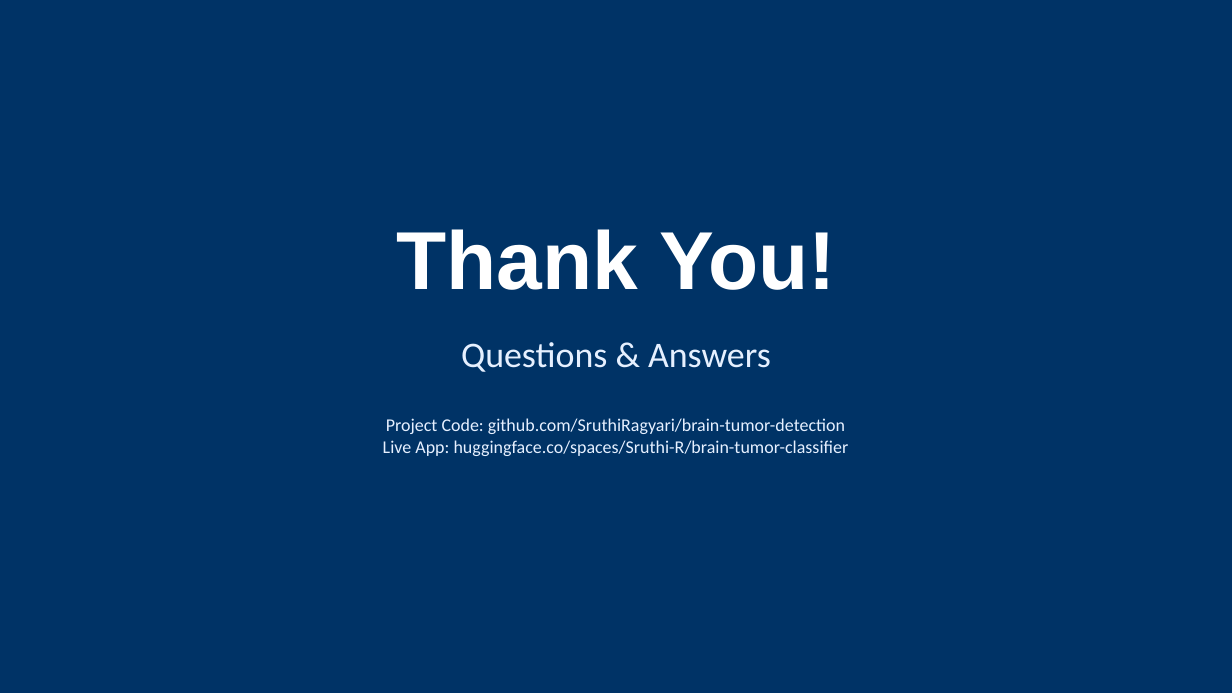
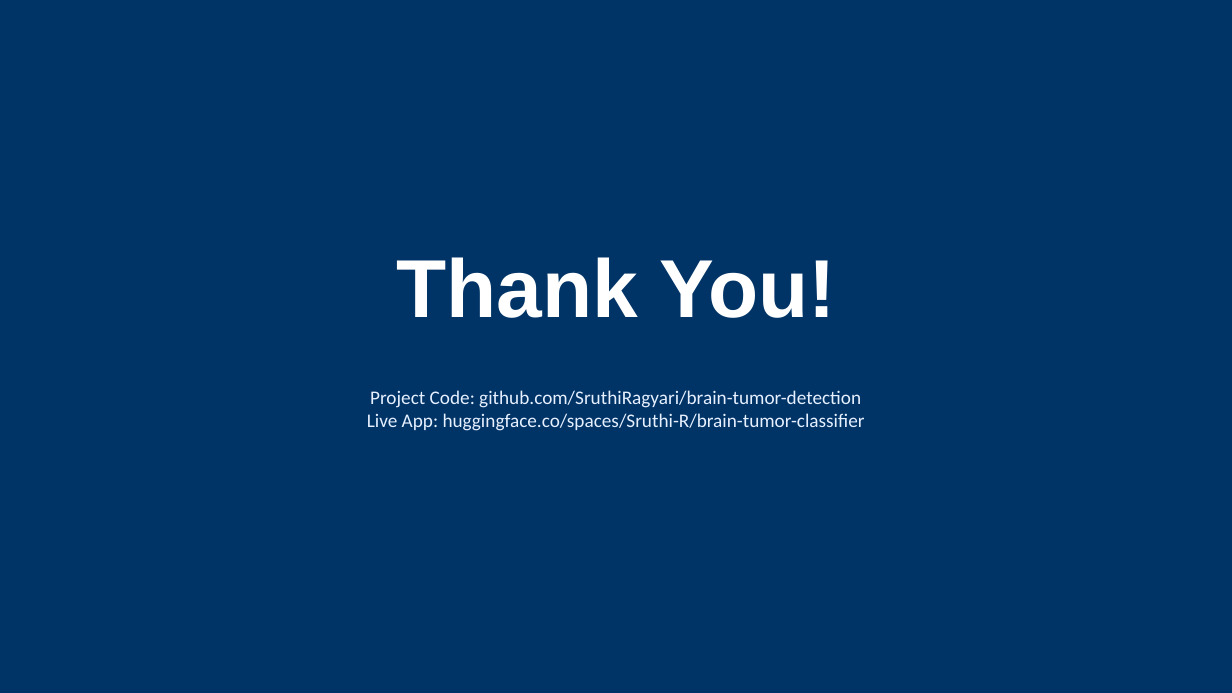
Before and after one commit to SruthiRagyari/brain-tumor-detection, a slide deck: slide 13 of Brain_Tumor_Detection_Presentation.pptx. Drawn at 1232x693 pixels with LibreOffice and Linux fonts; fonts in the diff are those of the drawing. Boxes give left, top, right and bottom in pixels: in the first picture for what was removed or moved away, otherwise in the second. Text is boxed around its words. In the diff, an @@ line names an element or a change of style, - is before the commit and + after.

```diff
--- a/Brain_Tumor_Detection_Presentation.pptx
+++ b/Brain_Tumor_Detection_Presentation.pptx
@@ text "Thank You!": place and size @@
-text "Thank You!" at bbox=[383, 229, 849, 456]
+text "Thank You!" at bbox=[367, 257, 865, 431]
@@ text at bbox=[461, 342, 771, 372]: paragraph removed @@
-Questions & Answers
@@ text at bbox=[367, 390, 865, 431]: size 14 to 15 pt; more space between paragraphs @@
```
Also in this commit, not shown: 4 other slides changed.
